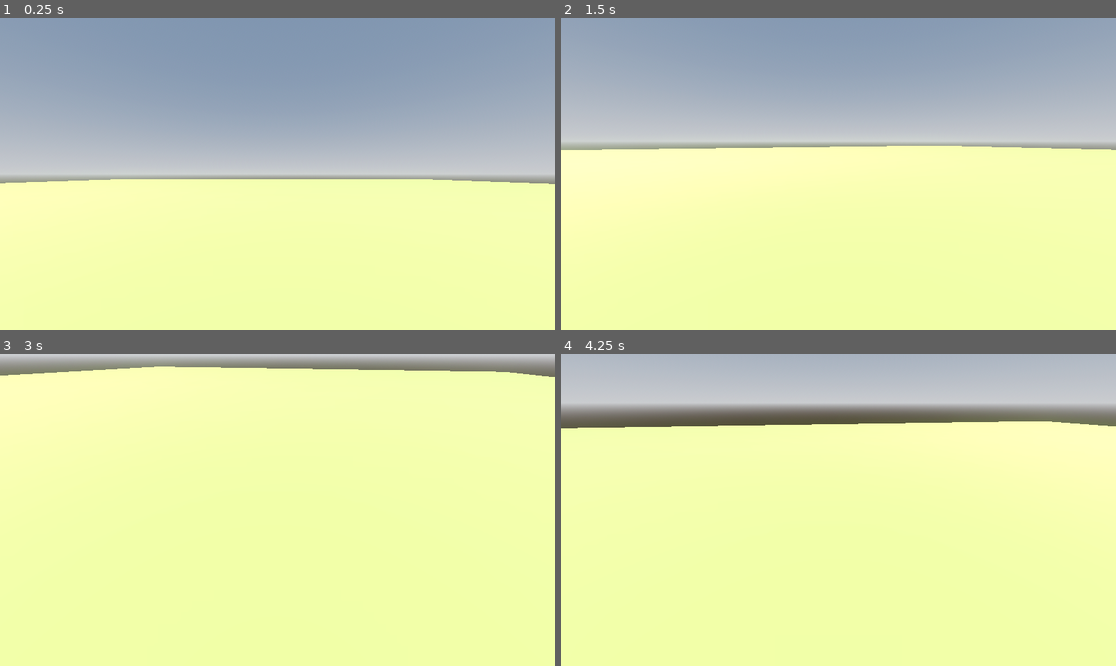
Above: before the commit, frames 1-4 (two rows, left to right).
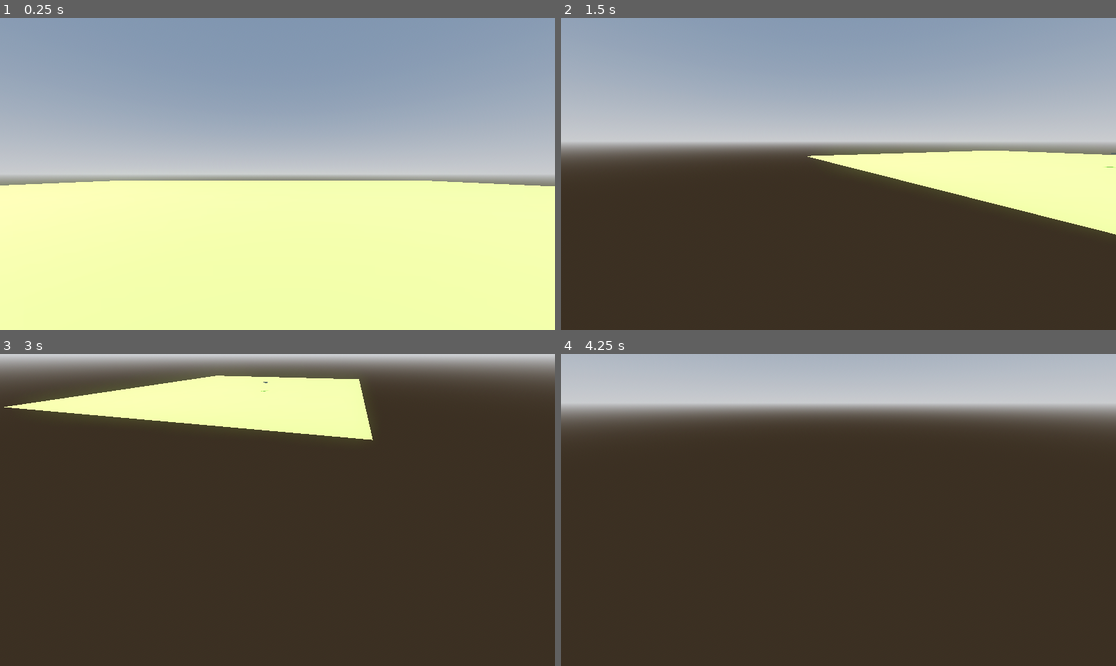
Above: after the commit, the same moments.

Repository: mckostis245679/gameDev_exer_3
Game: Godot game, scene res://scenes/node_3d.tscn
Two runs of this game, one before a commit and one after it. Both use one fixed random seed, a clock stepped at 60 frames per second and the inputs below.
Inputs (mouse positions are in pixels of both pictures, inside the frame that each line leads up to):
- Up to frame 1 (0.25 s): no input
- Up to frame 2 (1.5 s): tap Enter (ui_accept) at 0.5, 0.6 s; move the mouse to (960, 158) at 0.52 s; hold Right (ui_right) 0.53-1.28 s; hold Shift (SPRINT, bound only after the commit) 0.53-1.28 s; tap Space (jump, bound only after the commit) at 0.77, 1.07 s; move the mouse to (727, 189) at 1.27 s; hold Down (ui_down) from 1.28 s (still down); tap Shift (SPRINT, bound only after the commit) at 1.35 s
- Up to frame 3 (3 s): tap Space (jump, bound only after the commit) at 1.52, 1.82, 2.3, 2.85 s; tap Ctrl (crouch, bound only after the commit) at 1.55, 2.1 s; move the mouse to (333, 441) at 2.02 s; release Down (ui_down) at 2.03 s; hold Right (ui_right) 2.03-2.78 s; tap Enter (ui_accept) at 2.75 s; move the mouse to (249, 572) at 2.77 s; hold Up (ui_up) from 2.78 s (still down)
- Up to frame 4 (4.25 s): tap Space (jump, bound only after the commit) at 3.02, 3.32, 3.77, 4.07 s; tap Enter (ui_accept) at 3.05, 3.6 s; move the mouse to (1005, 556) at 3.52 s; release Up (ui_up) at 3.53 s; hold Left (ui_left) from 3.53 s (still down); hold Shift (SPRINT, bound only after the commit) from 3.53 s (still down)

The runs differ from the first frame. In frame 1, 0.5% of the frame differs, in the area x 0-100%, y 51-54%; in frame 2, 51%; in frame 3, 87%, in the area x 0-100%, y 4-100%; in frame 4, 78%.
Error before the commit: Invalid access to property or key 'rotatation' on a base object of type 'Camera3D'. (res://scripts/player.gd:14)

Commit message:
movemont and camera

Diff:
--- a/project.godot
+++ b/project.godot
@@ -15,6 +15,48 @@
 config/features=PackedStringArray("4.5", "Mobile")
 config/icon="res://icon.svg"
 
+[input]
+
+move_up={
+"deadzone": 0.2,
+"events": [Object(InputEventKey,"resource_local_to_scene":false,"resource_name":"","device":-1,"window_id":0,"alt_pressed":false,"shift_pressed":false,"ctrl_pressed":false,"meta_pressed":false,"pressed":false,"keycode":0,"physical_keycode":87,"key_label":0,"unicode":119,"location":0,"echo":false,"script":null)
+, Object(InputEventKey,"resource_local_to_scene":false,"resource_name":"","device":-1,"window_id":0,"alt_pressed":false,"shift_pressed":false,"ctrl_pressed":false,"meta_pressed":false,"pressed":false,"keycode":0,"physical_keycode":4194320,"key_label":0,"unicode":0,"location":0,"echo":false,"script":null)
+]
+}
+move_down={
+"deadzone": 0.2,
+"events": [Object(InputEventKey,"resource_local_to_scene":false,"resource_name":"","device":-1,"window_id":0,"alt_pressed":false,"shift_pressed":false,"ctrl_pressed":false,"meta_pressed":false,"pressed":false,"keycode":0,"physical_keycode":83,"key_label":0,"unicode":115,"location":0,"echo":false,"script":null)
+, Object(InputEventKey,"resource_local_to_scene":false,"resource_name":"","device":-1,"window_id":0,"alt_pressed":false,"shift_pressed":false,"ctrl_pressed":false,"meta_pressed":false,"pressed":false,"keycode":0,"physical_keycode":4194322,"key_label":0,"unicode":0,"location":0,"echo":false,"script":null)
+]
+}
+move_left={
+"deadzone": 0.2,
+"events": [Object(InputEventKey,"resource_local_to_scene":false,"resource_name":"","device":-1,"window_id":0,"alt_pressed":false,"shift_pressed":false,"ctrl_pressed":false,"meta_pressed":false,"pressed":false,"keycode":0,"physical_keycode":65,"key_label":0,"unicode":97,"location":0,"echo":false,"script":null)
+, Object(InputEventKey,"resource_local_to_scene":false,"resource_name":"","device":-1,"window_id":0,"alt_pressed":false,"shift_pressed":false,"ctrl_pressed":false,"meta_pressed":false,"pressed":false,"keycode":0,"physical_keycode":4194319,"key_label":0,"unicode":0,"location":0,"echo":false,"script":null)
+]
+}
+move_right={
+"deadzone": 0.2,
+"events": [Object(InputEventKey,"resource_local_to_scene":false,"resource_name":"","device":-1,"window_id":0,"alt_pressed":false,"shift_pressed":false,"ctrl_pressed":false,"meta_pressed":false,"pressed":false,"keycode":0,"physical_keycode":68,"key_label":0,"unicode":100,"location":0,"echo":false,"script":null)
+, Object(InputEventKey,"resource_local_to_scene":false,"resource_name":"","device":-1,"window_id":0,"alt_pressed":false,"shift_pressed":false,"ctrl_pressed":false,"meta_pressed":false,"pressed":false,"keycode":0,"physical_keycode":4194321,"key_label":0,"unicode":0,"location":0,"echo":false,"script":null)
+]
+}
+jump={
+"deadzone": 0.2,
+"events": [Object(InputEventKey,"resource_local_to_scene":false,"resource_name":"","device":-1,"window_id":0,"alt_pressed":false,"shift_pressed":false,"ctrl_pressed":false,"meta_pressed":false,"pressed":false,"keycode":0,"physical_keycode":32,"key_label":0,"unicode":32,"location":0,"echo":false,"script":null)
+]
+}
+SPRINT={
+"deadzone": 0.2,
+"events": [Object(InputEventKey,"resource_local_to_scene":false,"resource_name":"","device":-1,"window_id":0,"alt_pressed":false,"shift_pressed":false,"ctrl_pressed":false,"meta_pressed":false,"pressed":false,"keycode":0,"physical_keycode":4194325,"key_label":0,"unicode":0,"location":0,"echo":false,"script":null)
+]
+}
+crouch={
+"deadzone": 0.2,
+"events": [Object(InputEventKey,"resource_local_to_scene":false,"resource_name":"","device":-1,"window_id":0,"alt_pressed":false,"shift_pressed":false,"ctrl_pressed":false,"meta_pressed":false,"pressed":false,"keycode":0,"physical_keycode":4194326,"key_label":0,"unicode":0,"location":0,"echo":false,"script":null)
+]
+}
+
 [rendering]
 
 renderer/rendering_method="mobile"
--- a/scenes/Player.tscn
+++ b/scenes/Player.tscn
@@ -1,21 +1,123 @@
-[gd_scene load_steps=4 format=3 uid="uid://c2ub70yptvp2v"]
+[gd_scene load_steps=9 format=3 uid="uid://c2ub70yptvp2v"]
 
 [ext_resource type="Script" uid="uid://din8wode60d5y" path="res://scripts/player.gd" id="1_p0vlq"]
 
-[sub_resource type="CapsuleShape3D" id="CapsuleShape3D_b2mh8"]
+[sub_resource type="CapsuleShape3D" id="CapsuleShape3D_p0vlq"]
 
 [sub_resource type="CapsuleMesh" id="CapsuleMesh_cvunv"]
+
+[sub_resource type="Animation" id="Animation_3li8b"]
+length = 0.001
+tracks/0/type = "value"
+tracks/0/imported = false
+tracks/0/enabled = true
+tracks/0/path = NodePath("CollisionShape3D:position")
+tracks/0/interp = 1
+tracks/0/loop_wrap = true
+tracks/0/keys = {
+"times": PackedFloat32Array(0),
+"transitions": PackedFloat32Array(1),
+"update": 0,
+"values": [Vector3(0, 0, 0)]
+}
+tracks/1/type = "value"
+tracks/1/imported = false
+tracks/1/enabled = true
+tracks/1/path = NodePath("CollisionShape3D:shape:height")
+tracks/1/interp = 1
+tracks/1/loop_wrap = true
+tracks/1/keys = {
+"times": PackedFloat32Array(0),
+"transitions": PackedFloat32Array(1),
+"update": 0,
+"values": [2.0]
+}
+tracks/2/type = "value"
+tracks/2/imported = false
+tracks/2/enabled = true
+tracks/2/path = NodePath("head:position")
+tracks/2/interp = 1
+tracks/2/loop_wrap = true
+tracks/2/keys = {
+"times": PackedFloat32Array(0),
+"transitions": PackedFloat32Array(1),
+"update": 0,
+"values": [Vector3(0, 0, 0)]
+}
+
+[sub_resource type="Animation" id="Animation_v6fml"]
+resource_name = "crouch"
+length = 0.4
+tracks/0/type = "value"
+tracks/0/imported = false
+tracks/0/enabled = true
+tracks/0/path = NodePath("CollisionShape3D:shape:height")
+tracks/0/interp = 1
+tracks/0/loop_wrap = true
+tracks/0/keys = {
+"times": PackedFloat32Array(0.001, 0.33333334),
+"transitions": PackedFloat32Array(1, 1),
+"update": 0,
+"values": [2.0, 1.5]
+}
+tracks/1/type = "value"
+tracks/1/imported = false
+tracks/1/enabled = true
+tracks/1/path = NodePath("head:position")
+tracks/1/interp = 1
+tracks/1/loop_wrap = true
+tracks/1/keys = {
+"times": PackedFloat32Array(0, 0.33333334),
+"transitions": PackedFloat32Array(1, 1),
+"update": 0,
+"values": [Vector3(0, 0.25, 0), Vector3(0, 0, 0)]
+}
+tracks/2/type = "value"
+tracks/2/imported = false
+tracks/2/enabled = true
+tracks/2/path = NodePath("CollisionShape3D:position")
+tracks/2/interp = 1
+tracks/2/loop_wrap = true
+tracks/2/keys = {
+"times": PackedFloat32Array(0.001, 0.33333334),
+"transitions": PackedFloat32Array(1, 1),
+"update": 0,
+"values": [Vector3(0, 0, 0), Vector3(0, -0.25, 0)]
+}
+
+[sub_resource type="Animation" id="Animation_p0vlq"]
+resource_name = "new_animation"
+
+[sub_resource type="AnimationLibrary" id="AnimationLibrary_mdl7e"]
+_data = {
+&"RESET": SubResource("Animation_3li8b"),
+&"crouch": SubResource("Animation_v6fml"),
+&"new_animation": SubResource("Animation_p0vlq")
+}
+
+[sub_resource type="SphereShape3D" id="SphereShape3D_p0vlq"]
 
 [node name="Player" type="CharacterBody3D"]
 script = ExtResource("1_p0vlq")
 
 [node name="CollisionShape3D" type="CollisionShape3D" parent="."]
-shape = SubResource("CapsuleShape3D_b2mh8")
+shape = SubResource("CapsuleShape3D_p0vlq")
 
 [node name="MeshInstance3D" type="MeshInstance3D" parent="CollisionShape3D"]
+visible = false
 mesh = SubResource("CapsuleMesh_cvunv")
 skeleton = NodePath("../..")
 
 [node name="head" type="Node3D" parent="."]
 
 [node name="Camera3D" type="Camera3D" parent="head"]
+
+[node name="AnimationPlayer" type="AnimationPlayer" parent="."]
+libraries = {
+&"": SubResource("AnimationLibrary_mdl7e")
+}
+
+[node name="ShapeCast3D" type="ShapeCast3D" parent="."]
+shape = SubResource("SphereShape3D_p0vlq")
+target_position = Vector3(0, 0.5, 0)
+debug_shape_custom_color = Color(0.6392157, 0.8862745, 0, 1)
--- a/scenes/node_3d.tscn
+++ b/scenes/node_3d.tscn
@@ -35,3 +35,8 @@
 
 [node name="Player" parent="." instance=ExtResource("1_tyffc")]
 transform = Transform3D(1, 0, 0, 0, 1, 0, 0, 0, 1, -1, 1, 0)
+
+[node name="CSGBox3D2" type="CSGBox3D" parent="."]
+transform = Transform3D(1, 0, 0, 0, 0.3294518, 0, 0, 0, 1, 4.443655, 1.7602096, -0.85535145)
+use_collision = true
+size = Vector3(1, 0.47058105, 1)
--- a/scripts/player.gd
+++ b/scripts/player.gd
@@ -3,33 +3,93 @@
 
 @onready var camera: Camera3D = $head/Camera3D
 @onready var head: Node3D = $head
+@onready var animation_player: AnimationPlayer = $AnimationPlayer
+@onready var shape_cast_3d: ShapeCast3D = $ShapeCast3D
 
+const BOB_FREQ=0.2
+const BOB_AMPL=0.1
+const CROUCHING_SPEEP=3.0
+var t_bob:float=0
 const SPEED = 5.0
 const JUMP_VELOCITY = 4.5
 const sensitivity =0.005
+const SPRINT_SPEED=50.0
+var speed:float
+var is_crouched:bool
+const CROUCH_ANIM_SPEED=3.0
+
+const BASE_FOV=75.0
+const FOV_CHANGE=2.0
+
+func _ready() -> void:
+	shape_cast_3d.add_exception($".")
+	Input.set_mouse_mode(Input.MOUSE_MODE_CAPTURED)
+	is_crouched=false
+	animation_player.play("crouch")
+	animation_player.seek(0.0, true)
+	animation_player.stop()
+
+
 func _unhandled_input(event: InputEvent) -> void:
 	if event is InputEventMouseMotion:
 		head.rotate_y(-event.relative.x* sensitivity)
 		camera.rotate_x(-event.relative.y* sensitivity)
-		camera.rotatation.x=clamp(camera.rotation.x,deg_to_rad(-40),deg_to_rad(-40))
+		camera.rotation.x=clamp(camera.rotation.x,deg_to_rad(-40),deg_to_rad(60))
+
 func _physics_process(delta: float) -> void:
 	# Add the gravity.
 	if not is_on_floor():
 		velocity += get_gravity() * delta
-
+	#Handle crouch
+	if Input.is_action_just_pressed("crouch") and is_on_floor():
+		toggle_crouch()
+	#handle speed
+	if Input.is_action_pressed("SPRINT"):
+		speed=SPRINT_SPEED
+		if is_crouched:
+			toggle_crouch()
+	elif is_crouched:
+		speed=CROUCHING_SPEEP
+	else:
+		speed=SPEED
 	# Handle jump.
-	if Input.is_action_just_pressed("ui_accept") and is_on_floor():
+	if Input.is_action_just_pressed("jump") and not is_crouched:
 		velocity.y = JUMP_VELOCITY
 
 	# Get the input direction and handle the movement/deceleration.
 	# As good practice, you should replace UI actions with custom gameplay actions.
-	var input_dir := Input.get_vector("ui_left", "ui_right", "ui_up", "ui_down")
-	var direction := (transform.basis * Vector3(input_dir.x, 0, input_dir.y)).normalized()
-	if direction:
-		velocity.x = direction.x * SPEED
-		velocity.z = direction.z * SPEED
+	var input_dir := Input.get_vector("move_left", "move_right", "move_up", "move_down")
+	var direction := (head.transform.basis * Vector3(input_dir.x, 0, input_dir.y)).normalized()
+	if is_on_floor():
+		if direction:
+			velocity.x = direction.x * speed
+			velocity.z = direction.z * speed
+		else:
+			velocity.x = lerp(velocity.x,direction.x*speed,delta*7.0)
+			velocity.z = lerp(velocity.z,direction.z*speed,delta*7.0)
 	else:
-		velocity.x = move_toward(velocity.x, 0, SPEED)
-		velocity.z = move_toward(velocity.z, 0, SPEED)
+		velocity.x = lerp(velocity.x,direction.x*speed,delta*3.0)
+		velocity.z = lerp(velocity.z,direction.z*speed,delta*3.0)
+
+	var velocity_clamped=clamp(velocity.length(),0.5,SPRINT_SPEED*2)
+	var target_fov=BASE_FOV*FOV_CHANGE*velocity_clamped
+	t_bob+=delta*velocity.length()*float(is_on_floor())
+	camera.transform.origin=headbob(t_bob)
 
 	move_and_slide()
+
+func toggle_crouch():
+	if (not is_crouched) :
+		animation_player.play("crouch",-1,CROUCH_ANIM_SPEED)
+		is_crouched=!is_crouched
+	elif is_crouched and (not shape_cast_3d.is_colliding()):
+		animation_player.play("crouch",-1,-CROUCH_ANIM_SPEED,true)
+		is_crouched=!is_crouched
+	pass
+
+
+func headbob(t_bob:float)->Vector3:
+	var pos=Vector3.ZERO
+	pos.y=sin(t_bob*BOB_FREQ)*BOB_AMPL
+	pos.x=cos(t_bob*BOB_FREQ/2)*BOB_AMPL
+	return pos
